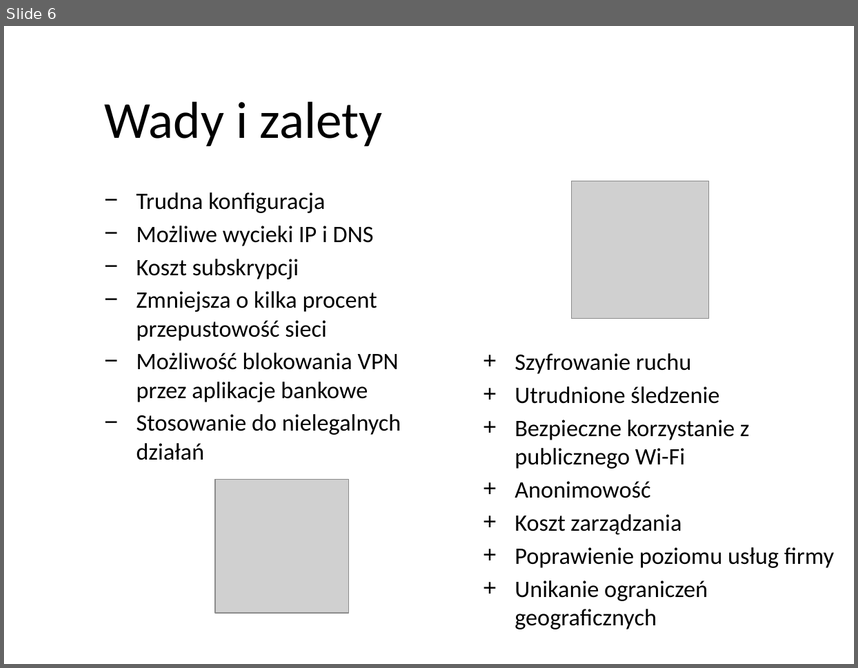
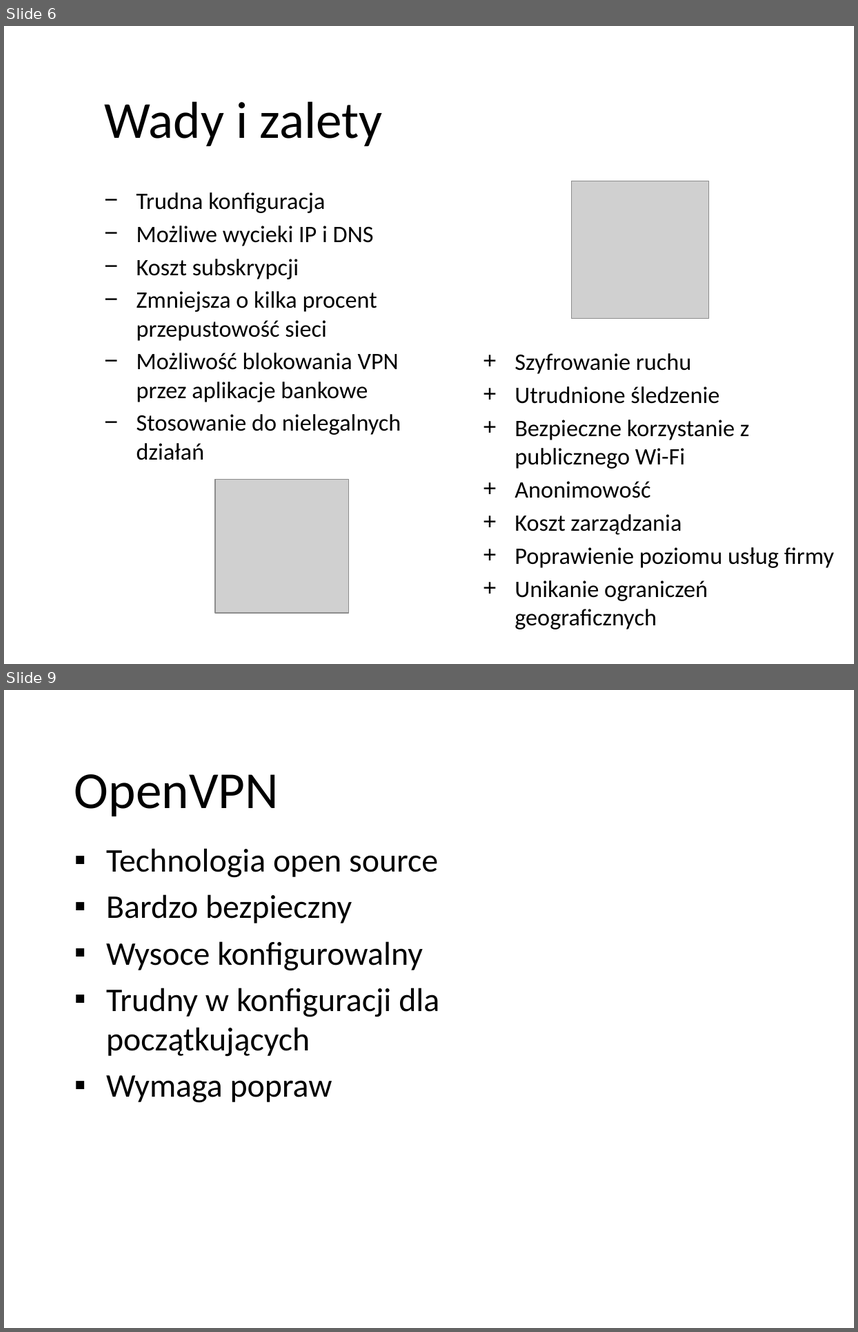
Before and after one commit to pwr227078/Reports, a slide deck: VPN/VPN.pptx. Shown one above the other, each under a label of ours: slide 6 before the commit, slides 6 and 9 after it; the slides between them are not shown. The pictures are 858x668 and 858x1332 pixels, drawn with LibreOffice and Linux fonts; fonts in the diff are those of the drawing; grey boxes stand for pictures; background and template pictures are left out. Boxes give left, top, right and bottom in pixels: in the first picture for what was removed or moved away, otherwise in the second. Text is boxed around its words. In the diff, an @@ line names an element or a change of style, - is before the commit and + after.

```diff
--- a/VPN/VPN.pptx
+++ b/VPN/VPN.pptx
@@ slide 9 added at [4, 690, 854, 1328], background picture (left out); not listed: 1 template element that a slide beside it also shows @@
@@ text added at [74, 774, 279, 816], 44 pt, text #000000 @@
+OpenVPN
@@ text added at [106, 848, 439, 1103], 28 pt, text #000000 @@
+▪ Technologia open source
+▪ Bardzo bezpieczny
+▪ Wysoce konfigurowalny
+▪ Trudny w konfiguracji dla początkujących
+▪ Wymaga popraw
```
Also in this commit, not shown: 1 slide changed, 4 other slides added, 1 other file.
